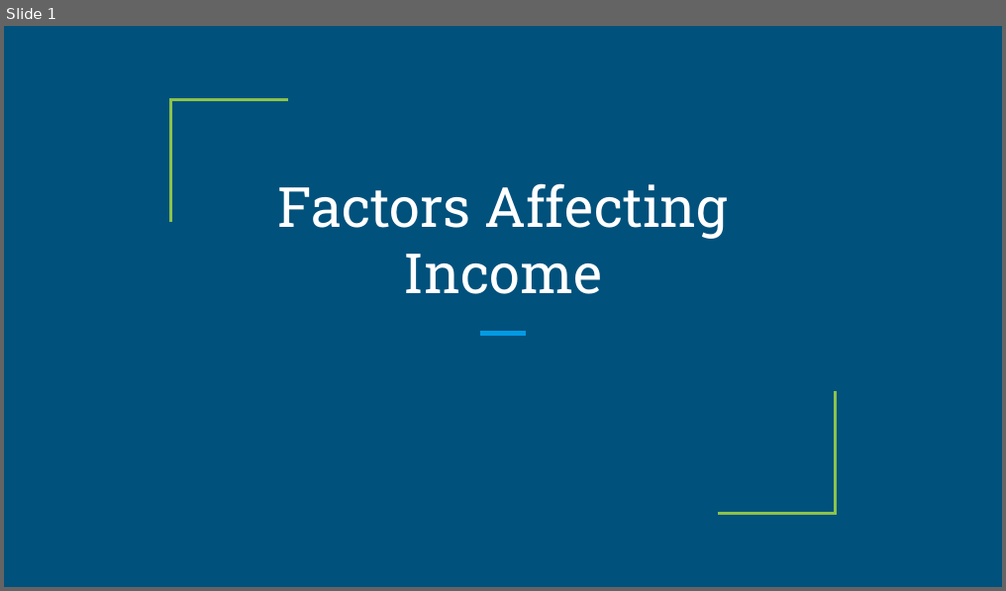
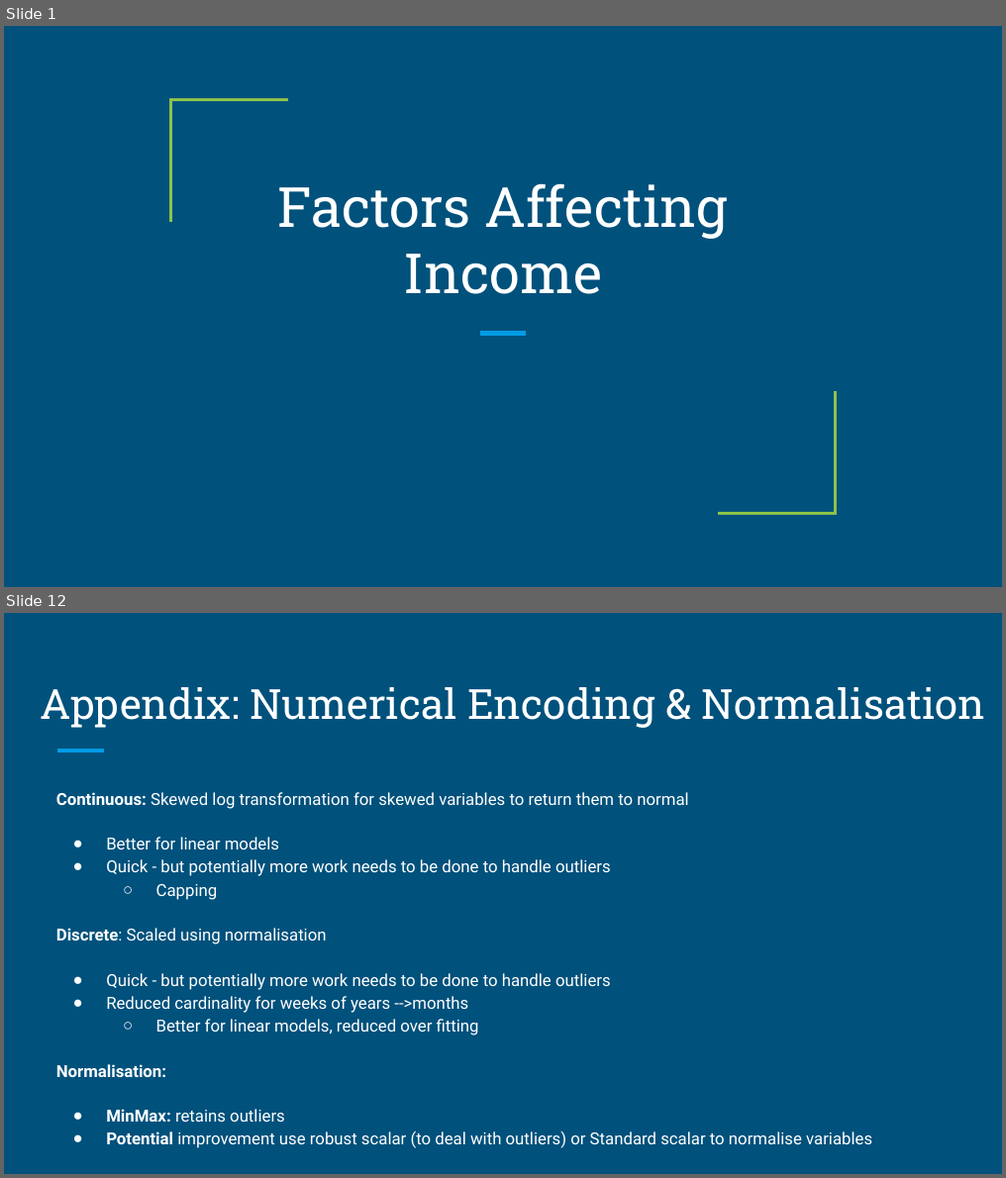
Before and after one commit to matthewgalloway/salary_predictions, a slide deck: Presentation.pptx. Shown one above the other, each under a label of ours: slide 1 before the commit, slides 1 and 12 after it; the slides between them are not shown. The pictures are 1006x591 and 1006x1178 pixels, drawn with LibreOffice and Linux fonts; fonts in the diff are those of the drawing. Boxes give left, top, right and bottom in pixels: in the first picture for what was removed or moved away, otherwise in the second. Text is boxed around its words. In the diff, an @@ line names an element or a change of style, - is before the commit and + after.

```diff
--- a/Presentation.pptx
+++ b/Presentation.pptx
@@ slide 12 added at <box>4,613,1002,1174</box>, background #00517C @@
@@ title added at <box>40,687,985,728</box>, 30 pt, text #FFFFFF @@
+Appendix: Numerical Encoding & Normalisation
@@ line added from (57, 751) to (104, 751), #039BE5 3 pt @@
@@ text added at <box>56,792,872,1149</box>, 12 pt, text #FFFFFF @@
+Continuous: Skewed log transformation for skewed variables to return them to normal
+● Better for linear models
+● Quick - but potentially more work needs to be done to handle outliers
+  ○ Capping
+Discrete: Scaled using normalisation
+● Quick - but potentially more work needs to be done to handle outliers
+● Reduced cardinality for weeks of years -->months
+  ○ Better for linear models, reduced over fitting
+Normalisation:
+● MinMax: retains outliers
+● Potential improvement use robust scalar (to deal with outliers) or Standard scalar to normalise variables
```
Also in this commit, not shown: 5 slides changed, 5 other slides added, 6 slides removed, 5 other files.
